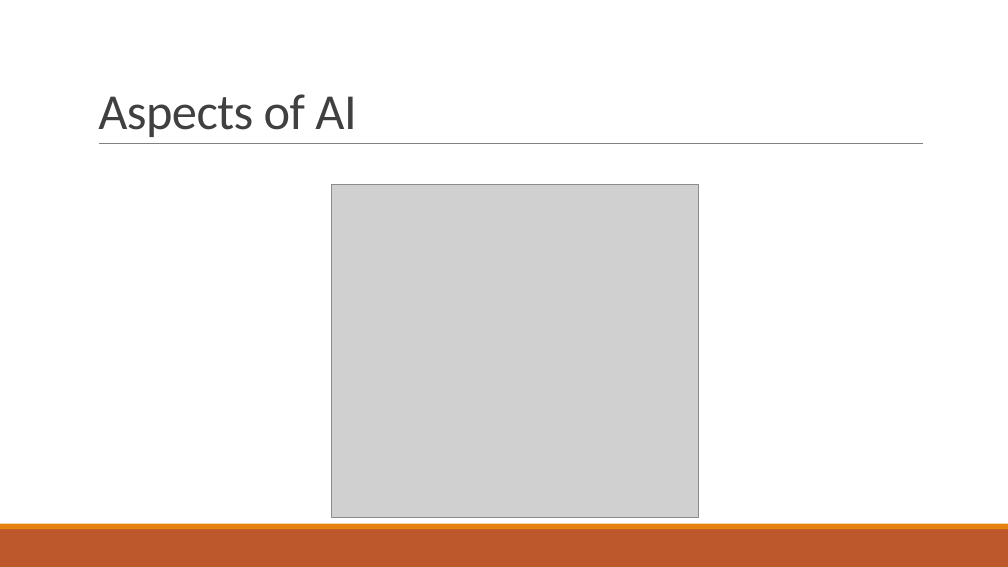
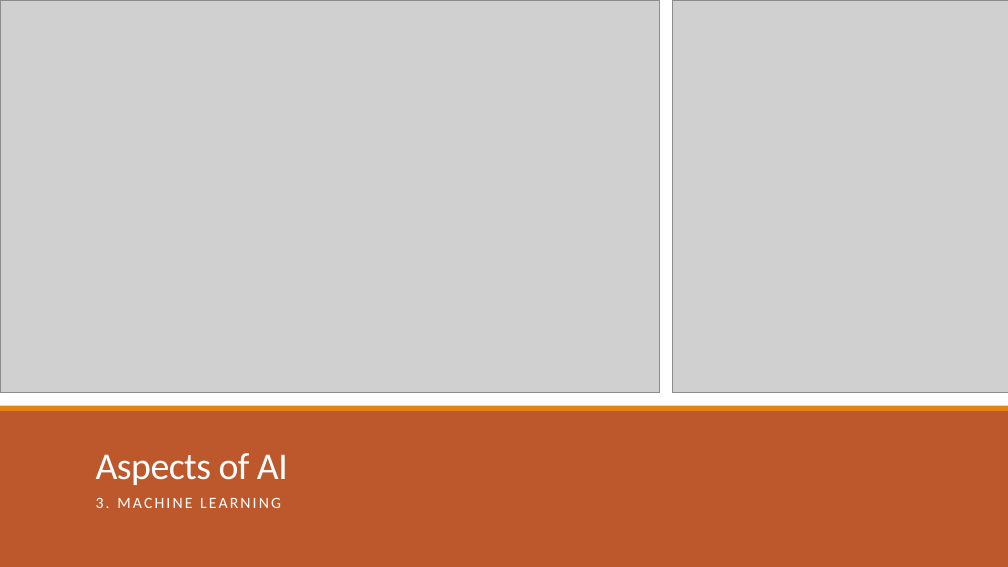
Before and after one commit to dthieu/AI, a slide deck: slide 13 of Machine learning introduction.pptx (slide 8 before the commit). Drawn at 1008x567 pixels with LibreOffice and Linux fonts; fonts in the diff are those of the drawing; grey boxes stand for pictures. Boxes give left, top, right and bottom in pixels: in the first picture for what was removed or moved away, otherwise in the second. Text is boxed around its words. In the diff, an @@ line names an element or a change of style, - is before the commit and + after.

```diff
--- a/Machine learning introduction.pptx
+++ b/Machine learning introduction.pptx
@@ rectangle added at <box>0,0,1008,567</box>, fill #FFFFFF @@
@@ picture added at <box>0,0,659,392</box> @@
@@ picture added at <box>673,0,1008,392</box> @@
@@ line removed from (99, 144) to (923, 144) @@
@@ picture removed at <box>332,185,699,517</box> @@
@@ rectangle added at <box>0,410,1008,567</box>, fill #BD582C @@
@@ rectangle added at <box>0,406,1008,411</box>, fill #E48312 @@
@@ title "Aspects of AI": place and size @@
-title "Aspects of AI" at <box>98,94,356,137</box>
+title "Aspects of AI" at <box>96,453,288,485</box>
@@ title "Aspects of AI" at <box>96,453,288,485</box>: size 48 to 36 pt, text colour #404040 to #FFFFFF @@
@@ text added at <box>96,497,281,508</box>, 15 pt, text #FFFFFF @@
+3. MACHINE LEARNING
@@ rectangle removed at <box>0,529,1008,567</box> @@
@@ rectangle removed at <box>0,524,1008,529</box> @@
@@ rectangle added at <box>0,529,1008,567</box>, fill #BD582C @@
@@ rectangle added at <box>0,524,1008,529</box>, fill #E48312 @@
```
Also in this commit, not shown: 6 other slides changed, 6 slides added, 1 slide removed.
